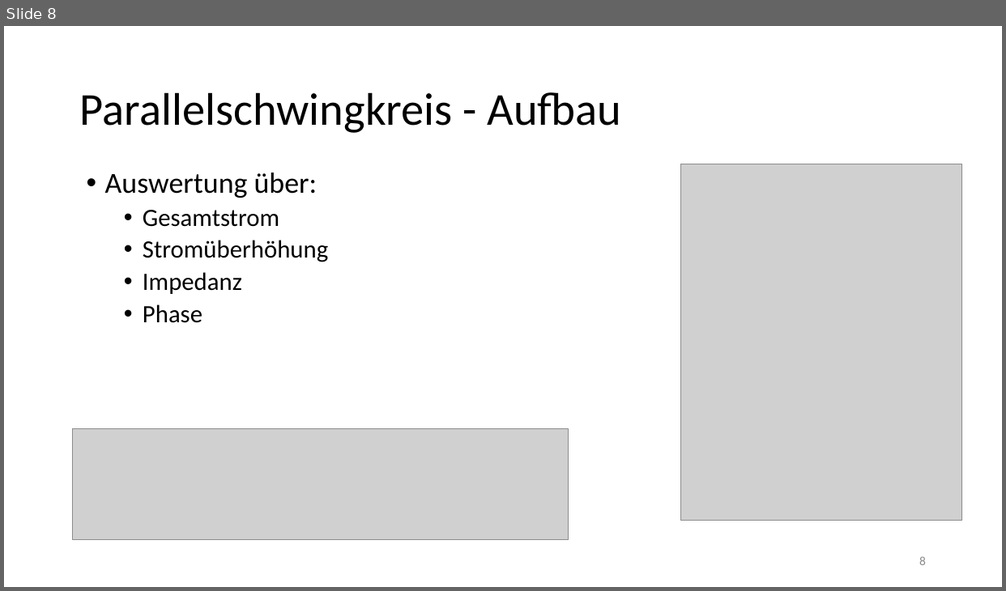
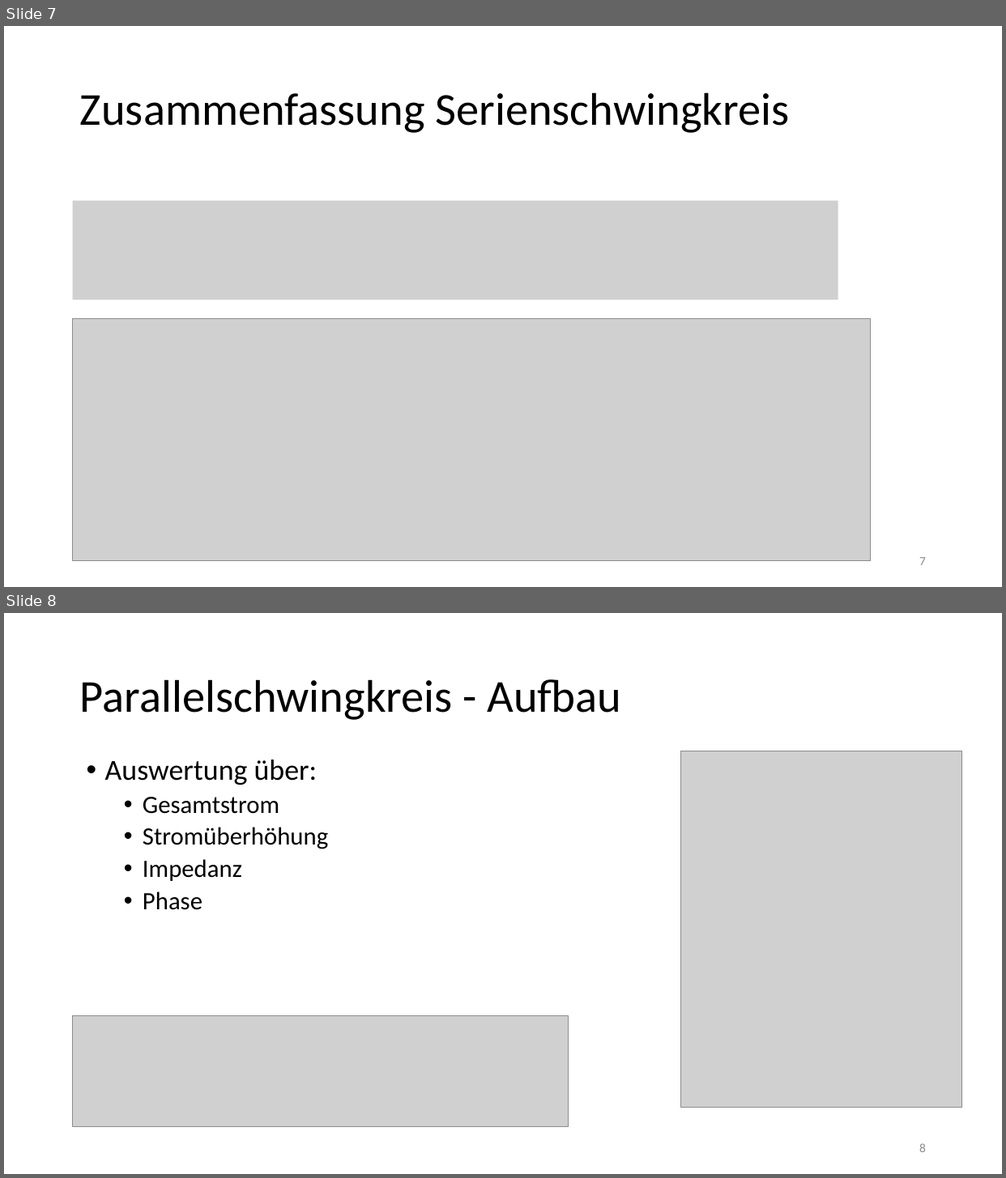
Before and after one commit to thewhitecat/grundpraktikum1, a slide deck: grundpraktikum2/E-Lehre/E-Lehre.pptx. Shown one above the other, each under a label of ours: slide 8 before the commit, slides 7 and 8 after it. The pictures are 1006x591 and 1006x1178 pixels, drawn with LibreOffice and Linux fonts; fonts in the diff are those of the drawing; grey boxes stand for pictures. Boxes give left, top, right and bottom in pixels: in the first picture for what was removed or moved away, otherwise in the second. Text is boxed around its words. In the diff, an @@ line names an element or a change of style, - is before the commit and + after.

```diff
--- a/grundpraktikum2/E-Lehre/E-Lehre.pptx
+++ b/grundpraktikum2/E-Lehre/E-Lehre.pptx
@@ slide 7 added at [4, 26, 1002, 587], background #FFFFFF @@
@@ title added at [80, 92, 790, 133], 44 pt, text #000000 @@
+Zusammenfassung Serienschwingkreis
@@ picture added at [73, 200, 839, 300] @@
@@ picture added at [73, 318, 871, 561] @@
@@ page number added at [919, 557, 926, 565], 12 pt, text #8C8C8C @@
+7
```
Also in this commit, not shown: 4 slides changed, 2 slides removed.
